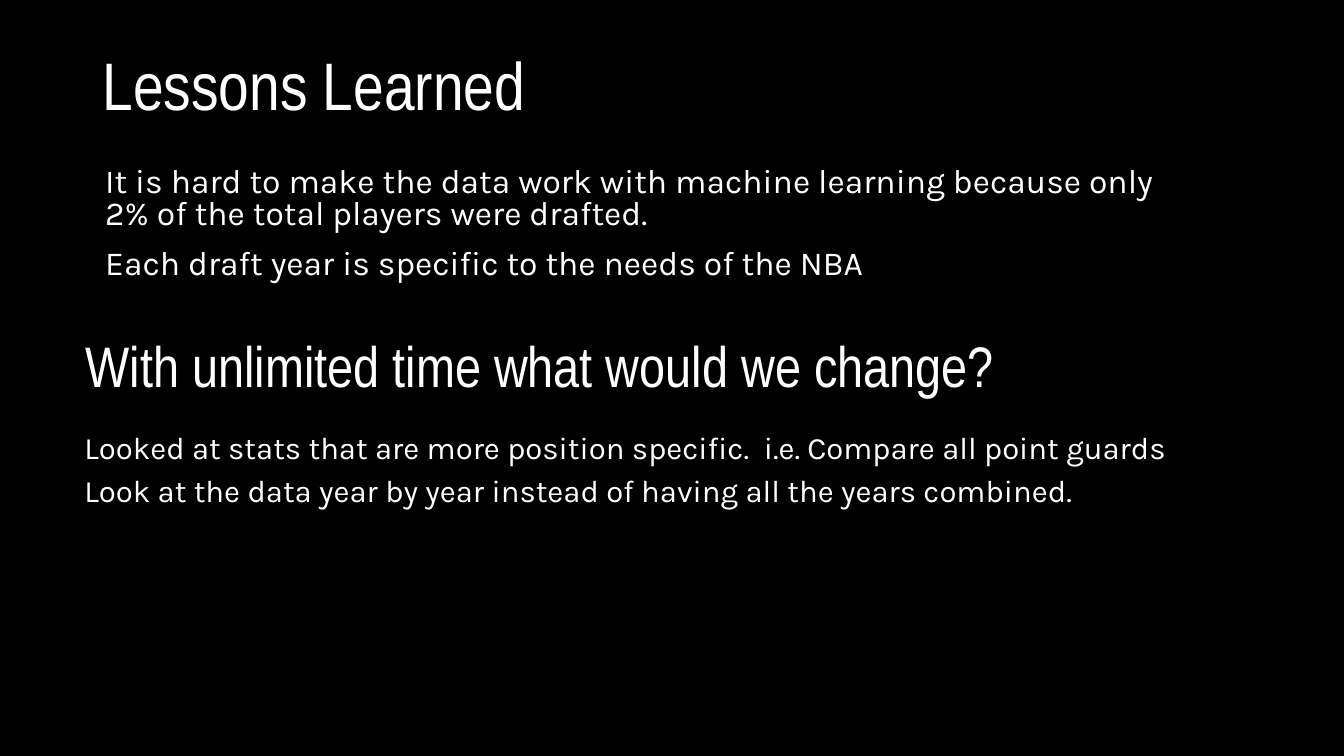
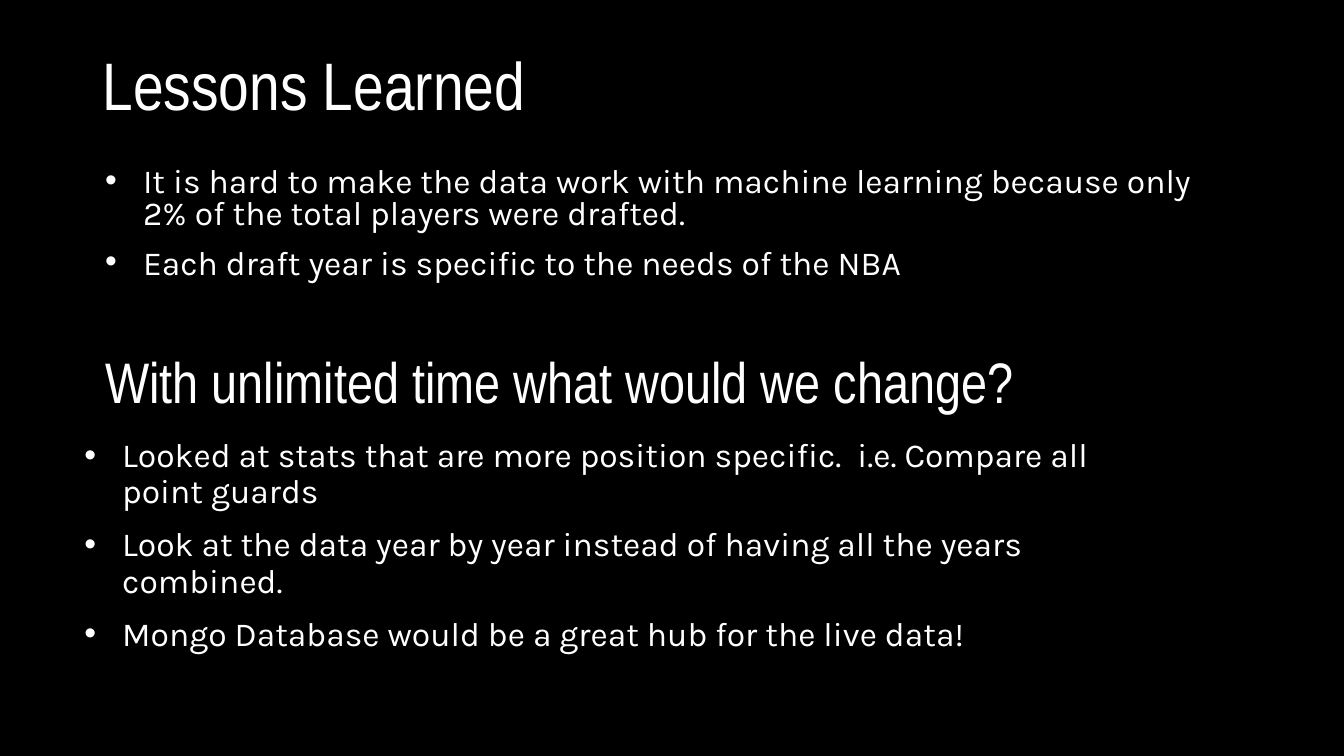
Before and after one commit to mleroseandrews/Making_the_NBA, a slide deck: slide 7 of Powerpoint.pptx. Drawn at 1344x756 pixels with LibreOffice and Linux fonts; fonts in the diff are those of the drawing; background and template pictures are left out. Boxes give left, top, right and bottom in pixels: in the first picture for what was removed or moved away, otherwise in the second. Text is boxed around its words. In the diff, an @@ line names an element or a change of style, - is before the commit and + after.

```diff
--- a/Powerpoint.pptx
+++ b/Powerpoint.pptx
@@ text "It is hard to make ..." at (143,170,1191,283): bullet none to • @@
@@ text "With unlimited time what would ...": place and size @@
-text "With unlimited time what would ..." at (86,345,994,398)
+text "With unlimited time what would ..." at (105,361,1014,414)
@@ text at (122,444,1087,594): size 22.2 to 24 pt in "Looked at stats that are more position ...", "Look at the data year by year ..."; bullet none to •; line spacing 0.7 to 0.9 @@
@@ text at (122,623,964,655): paragraph added @@
+• Mongo Database would be a great hub for the live data!
```
Also in this commit, not shown: 2 other slides changed.
